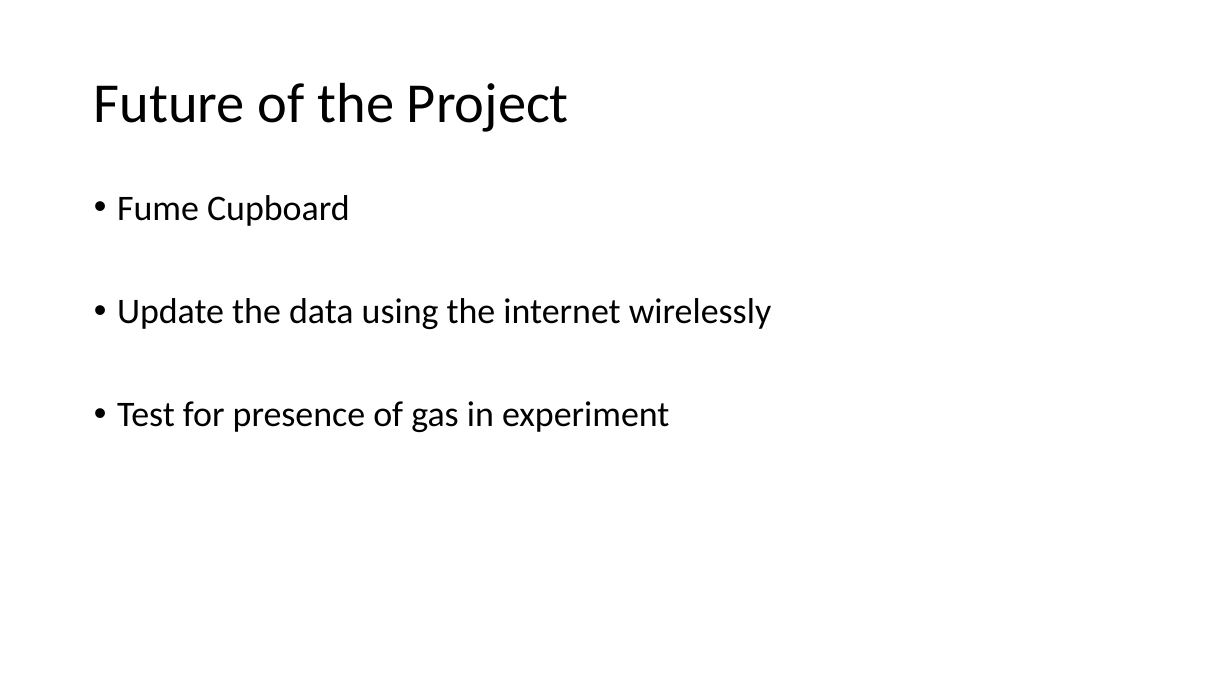
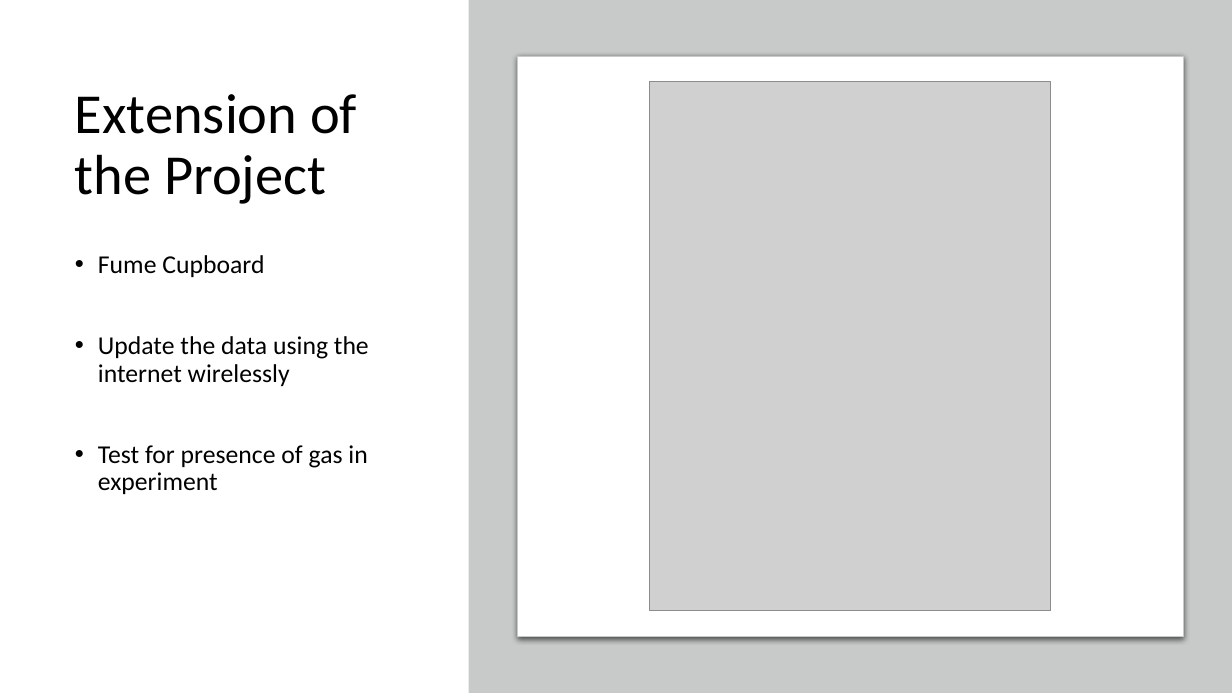
Before and after one commit to Danielc3388/AirMonitor, a slide deck: slide 9 of Presentation of proposal.pptx (slide 8 before the commit). Drawn at 1232x693 pixels with LibreOffice and Linux fonts; fonts in the diff are those of the drawing; grey boxes stand for pictures. Boxes give left, top, right and bottom in pixels: in the first picture for what was removed or moved away, otherwise in the second. Text is boxed around its words. In the diff, an @@ line names an element or a change of style, - is before the commit and + after.

Commit message:
slide

```diff
--- a/Presentation of proposal.pptx
+++ b/Presentation of proposal.pptx
@@ rectangle added at box(469, 0, 1232, 693), fill #C8CACA @@
@@ rounded rectangle added at box(518, 56, 1183, 637), fill #FFFFFF, outline #C8CACA 0.75 pt @@
@@ picture added at box(650, 81, 1051, 611) @@
@@ title at box(75, 94, 357, 204): text changed @@
-Future of the Project
+Extension of the Project
@@ text "Fume Cupboard": place and size @@
-text "Fume Cupboard" at box(117, 195, 771, 432)
+text "Fume Cupboard" at box(98, 255, 369, 494)
@@ text "Fume Cupboard" at box(98, 255, 369, 494): size 28 to 20 pt @@
```
Also in this commit, not shown: 2 slides added, 1 slide removed, 1 other file.
